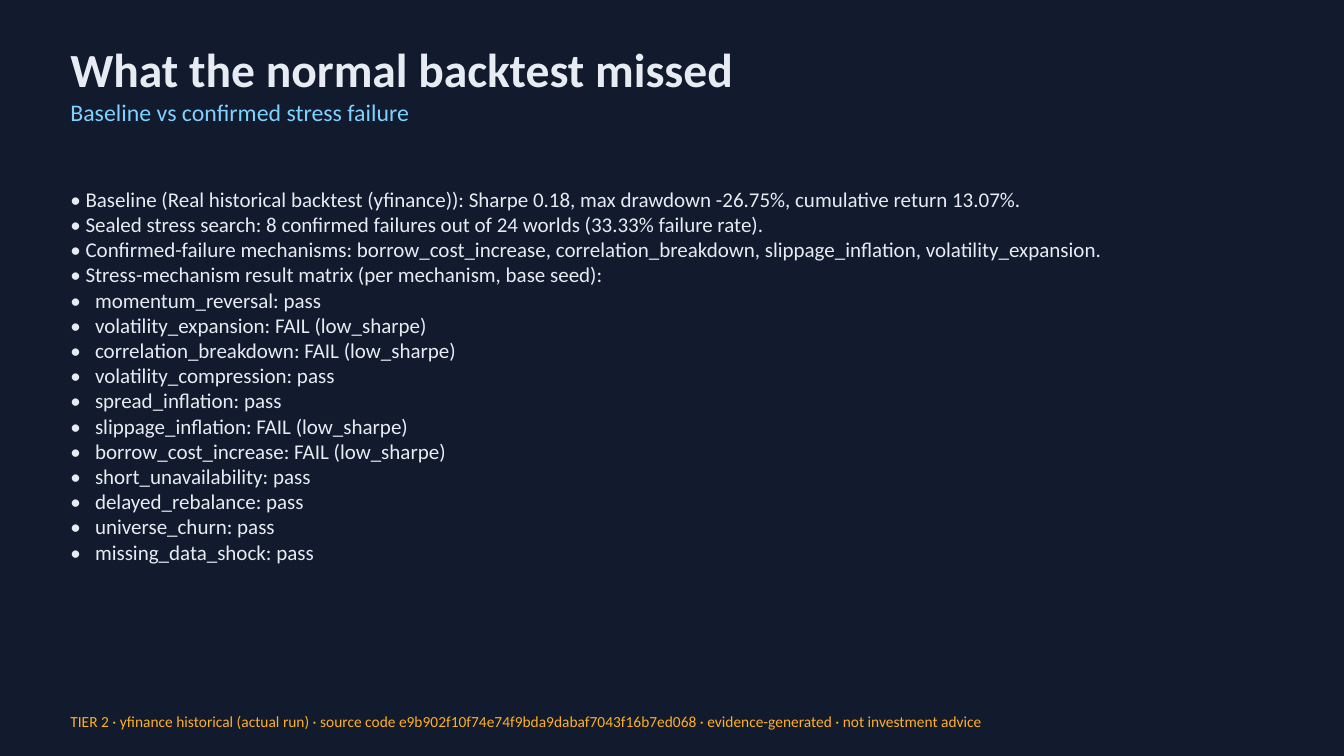
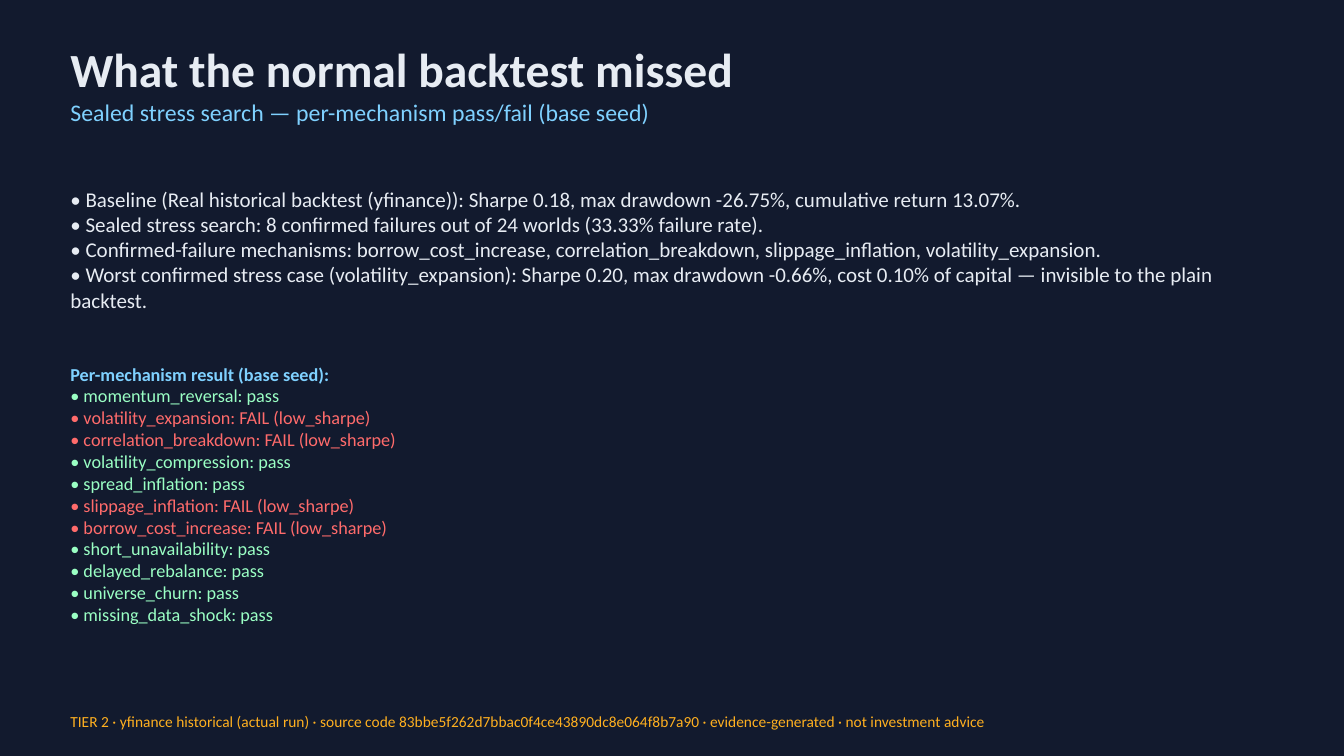
Before and after one commit to Scott-Switzer/market-fuzzer, a slide deck: slide 5 of app/static/pitch-deck/fenrix_deck.pptx. Drawn at 1344x756 pixels with LibreOffice and Linux fonts; fonts in the diff are those of the drawing. Boxes give left, top, right and bottom in pixels: in the first picture for what was removed or moved away, otherwise in the second. Text is boxed around its words. In the diff, an @@ line names an element or a change of style, - is before the commit and + after.

Commit message:
release pass: fix minimization boundary, FLAGSHIP_30 + Diversified liquid 30 labels, two-column stress matrix, slide-6 metrics, AUDIT_FINAL CI gate

```diff
--- a/app/static/pitch-deck/fenrix_deck.pptx
+++ b/app/static/pitch-deck/fenrix_deck.pptx
@@ text at (70,104,649,125): text changed @@
-Baseline vs confirmed stress failure
+Sealed stress search — per-mechanism pass/fail (base seed)
@@ text at (70,267,1212,308): text changed @@
-• Stress-mechanism result matrix (per mechanism, base seed):
-• momentum_reversal: pass
-• volatility_expansion: FAIL (low_sharpe)
-• correlation_breakdown: FAIL (low_sharpe)
-• volatility_compression: pass
-• spread_inflation: pass
-• slippage_inflation: FAIL (low_sharpe)
-• borrow_cost_increase: FAIL (low_sharpe)
-• short_unavailability: pass
-• delayed_rebalance: pass
-• universe_churn: pass
-• missing_data_shock: pass
+• Worst confirmed stress case (volatility_expansion): Sharpe 0.20, max drawdown -0.66%, cost 0.10% of capital — invisible to the plain backtest.
@@ text added at (70,367,396,624), 13 pt, text #9AFFC4 @@
+Per-mechanism result (base seed):
+• momentum_reversal: pass
+• volatility_expansion: FAIL (low_sharpe)
+• correlation_breakdown: FAIL (low_sharpe)
+• volatility_compression: pass
+• spread_inflation: pass
+• slippage_inflation: FAIL (low_sharpe)
+• borrow_cost_increase: FAIL (low_sharpe)
+• short_unavailability: pass
+• delayed_rebalance: pass
+• universe_churn: pass
+• missing_data_shock: pass
@@ text at (70,716,984,730): text changed @@
-TIER 2 · yfinance historical (actual run) · source code e9b902f10f74e74f9bda9dabaf7043f16b7ed068 · evidence-generated · not investment advice
+TIER 2 · yfinance historical (actual run) · source code 83bbe5f262d7bbac0f4ce43890dc8e064f8b7a90 · evidence-generated · not investment advice
```
Also in this commit, not shown: 3 other slides changed, 8 other files.
